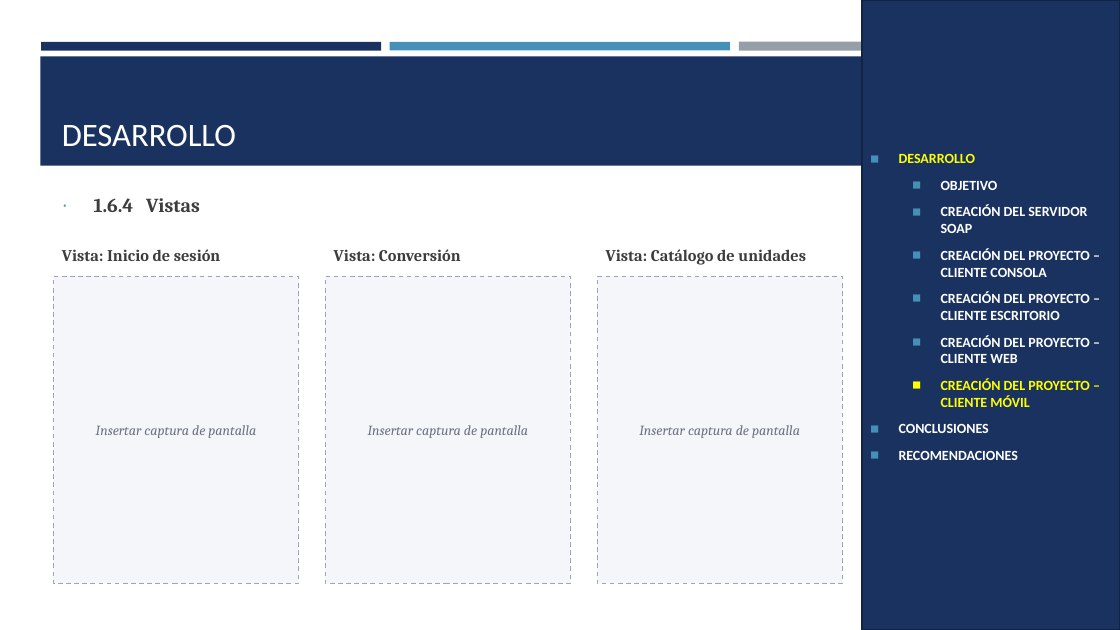
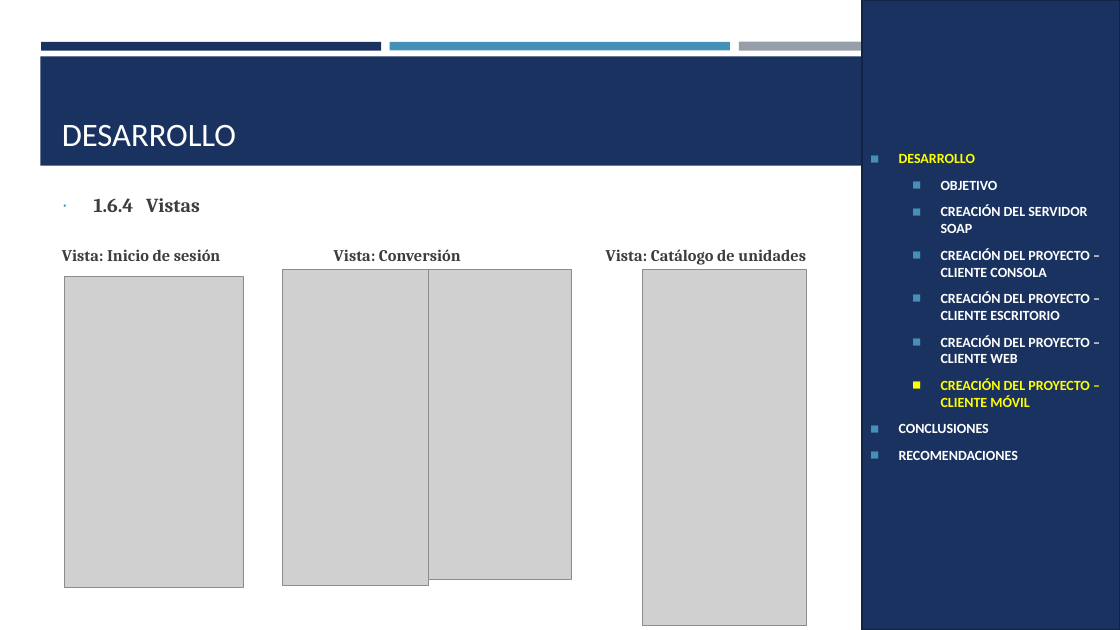
Before and after one commit to IMarcusDev/TI.1.2.-PAO202651_SOAP_DOTNET_SINBDD_NRC_36883_GR04, a slide deck: slide 77 of 05. DOCUMENTACION/PRESENTACION TI.1.2. SOAP sin BDD en DOTNET GR4.pptx. Drawn at 1120x630 pixels with LibreOffice and Linux fonts; fonts in the diff are those of the drawing; grey boxes stand for pictures. Boxes give left, top, right and bottom in pixels: in the first picture for what was removed or moved away, otherwise in the second. Text is boxed around its words. In the diff, an @@ line names an element or a change of style, - is before the commit and + after.

```diff
--- a/05. DOCUMENTACION/PRESENTACION TI.1.2. SOAP sin BDD en DOTNET GR4.pptx
+++ b/05. DOCUMENTACION/PRESENTACION TI.1.2. SOAP sin BDD en DOTNET GR4.pptx
@@ rectangle removed at bbox=[54, 276, 299, 583] @@
-Insertar captura de pantalla
@@ picture added at bbox=[65, 276, 244, 587] @@
@@ picture added at bbox=[283, 270, 429, 586] @@
@@ rectangle removed at bbox=[326, 276, 571, 583] @@
-Insertar captura de pantalla
@@ picture added at bbox=[429, 270, 572, 579] @@
@@ rectangle removed at bbox=[597, 276, 843, 583] @@
-Insertar captura de pantalla
@@ picture added at bbox=[643, 270, 807, 625] @@
```
Also in this commit, not shown: 5 other slides changed.
